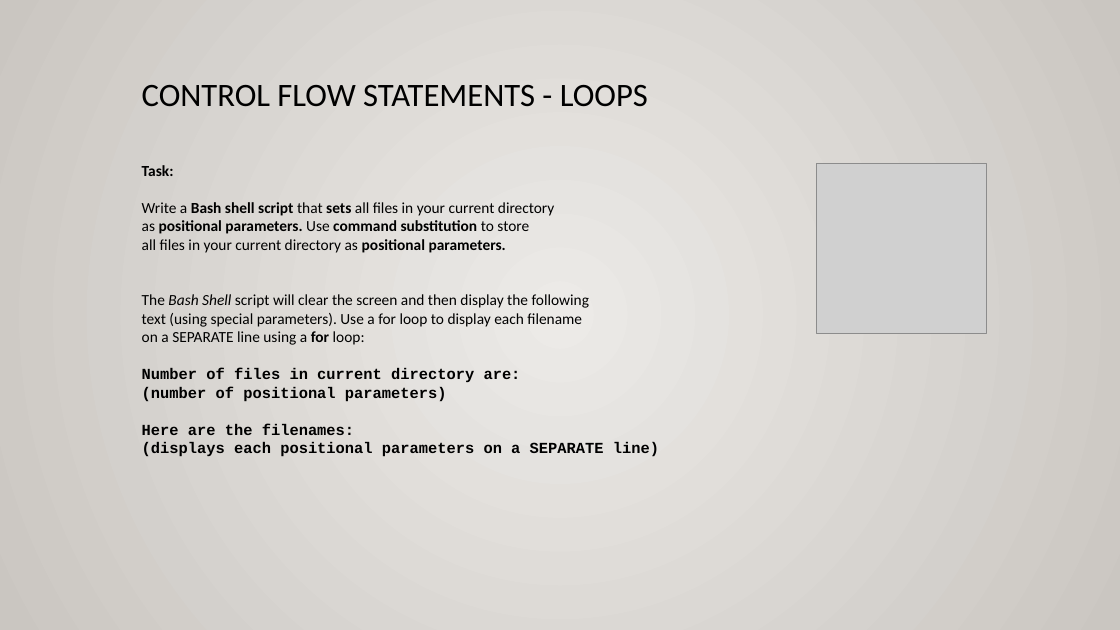
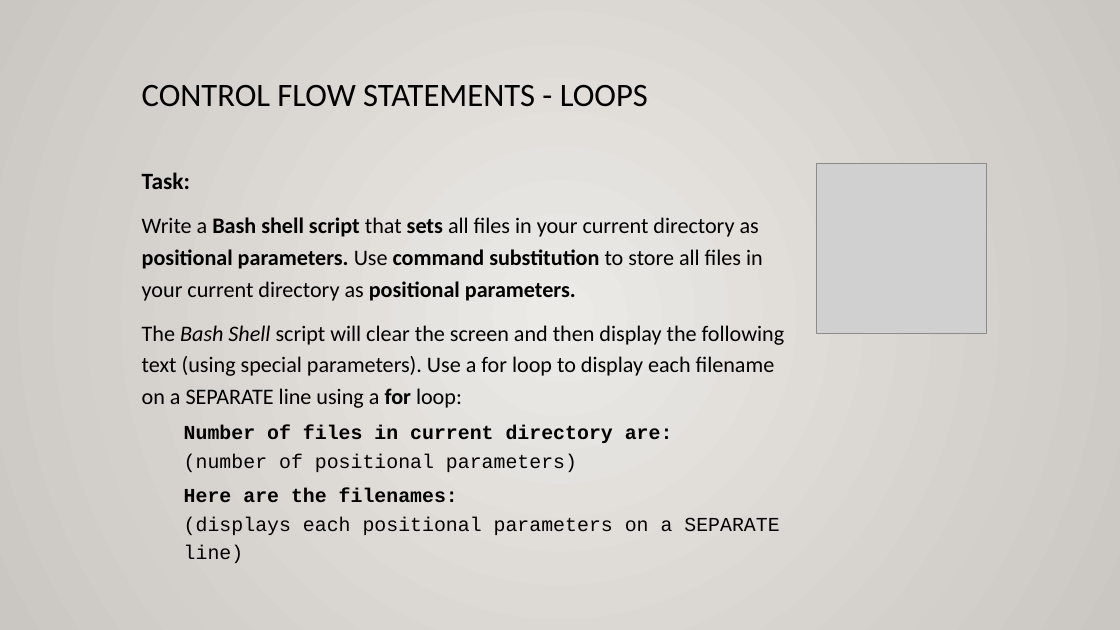
Before and after one commit to ULI101/slides, a slide deck: slide 30 of ULI101-11.2.pptx. Drawn at 1120x630 pixels with LibreOffice and Linux fonts; fonts in the diff are those of the drawing; grey boxes stand for pictures. Boxes give left, top, right and bottom in pixels: in the first picture for what was removed or moved away, otherwise in the second. Text is boxed around its words. In the diff, an @@ line names an element or a change of style, - is before the commit and + after.

```diff
--- a/ULI101-11.2.pptx
+++ b/ULI101-11.2.pptx
@@ text at <box>142,172,785,563</box>: text changed; size 13.2 to 19 pt @@
-Task:
-Write a Bash shell script that sets all files in your current directory
-as positional parameters. Use command substitution to store
-all files in your current directory as positional parameters.
-The Bash Shell script will clear the screen and then display the following
-text (using special parameters). Use a for loop to display each filename
-on a SEPARATE line using a for loop:
-Number of files in current directory are:
-(number of positional parameters)
-Here are the filenames:
-(displays each positional parameters on a SEPARATE line)
+Task:
+Write a Bash shell script that sets all files in your current directory as positional parameters. Use command substitution to store all files in your current directory as positional parameters.
+The Bash Shell script will clear the screen and then display the following text (using special parameters). Use a for loop to display each filename on a SEPARATE line using a for loop:
+  Number of files in current directory are:
+  (number of positional parameters)
+  Here are the filenames:
+  (displays each positional parameters on a SEPARATE line)
```
Also in this commit, not shown: 29 other slides changed, 3 other files.
